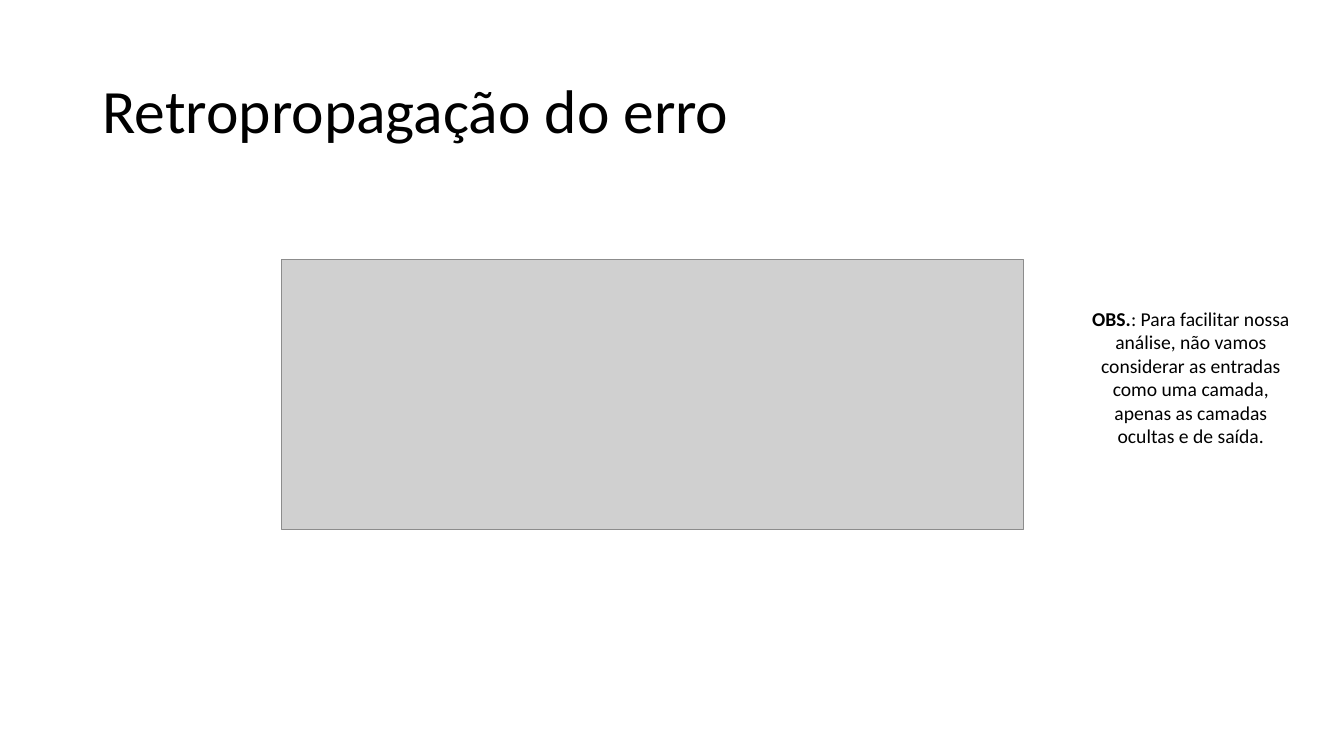
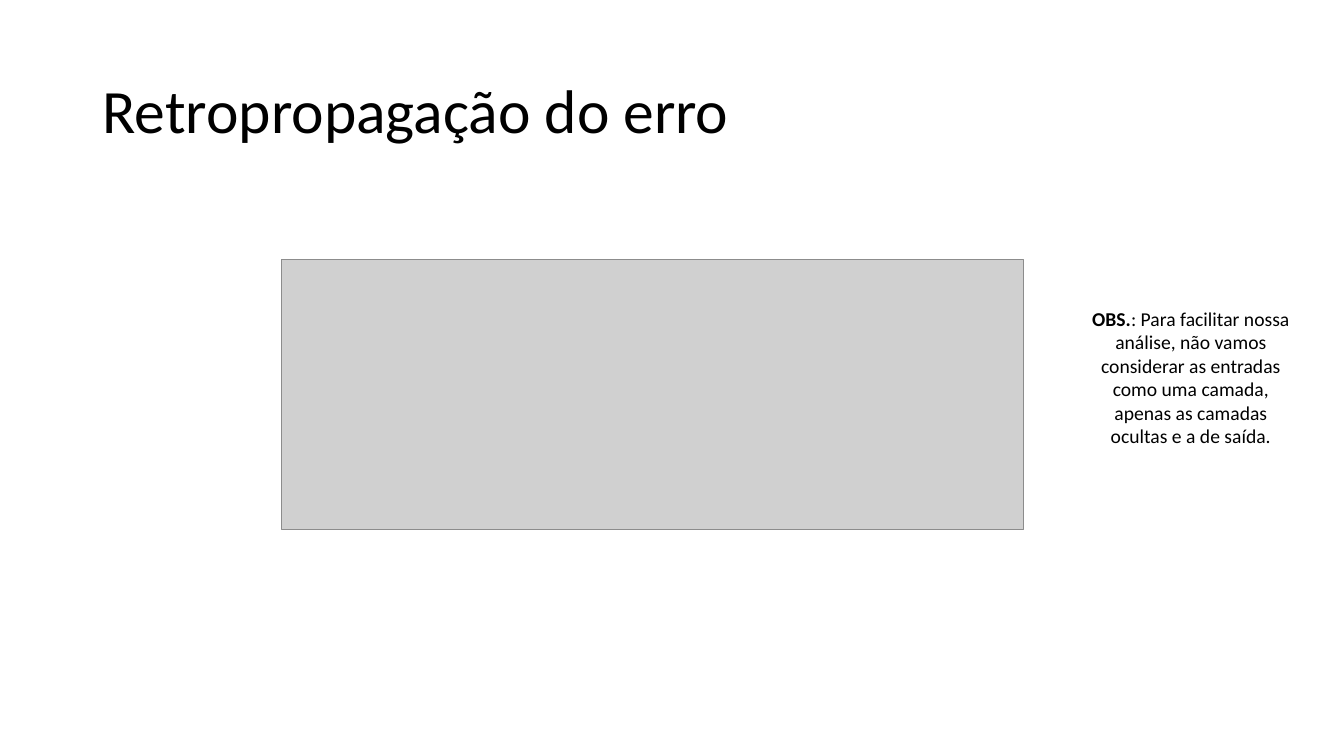
Before and after one commit to zz4fap/t320_aprendizado_de_maquina, a slide deck: slide 19 of slides/T320_Redes_Neurais_Artificiais (Parte III).pptx (slide 18 before the commit). Drawn at 1344x756 pixels with LibreOffice and Linux fonts; fonts in the diff are those of the drawing; grey boxes stand for pictures. Boxes give left, top, right and bottom in pixels: in the first picture for what was removed or moved away, otherwise in the second. Text is boxed around its words. In the diff, an @@ line names an element or a change of style, - is before the commit and + after.

```diff
--- a/slides/T320_Redes_Neurais_Artificiais (Parte III).pptx
+++ b/slides/T320_Redes_Neurais_Artificiais (Parte III).pptx
@@ text at bbox=[1092, 312, 1289, 443]: text changed @@
-OBS.: Para facilitar nossa análise, não vamos considerar as entradas como uma camada, apenas as camadas ocultas e de saída.
+OBS.: Para facilitar nossa análise, não vamos considerar as entradas como uma camada, apenas as camadas ocultas e a de saída.
```
Also in this commit, not shown: 9 other slides changed, 1 slide added, 1 other file.
